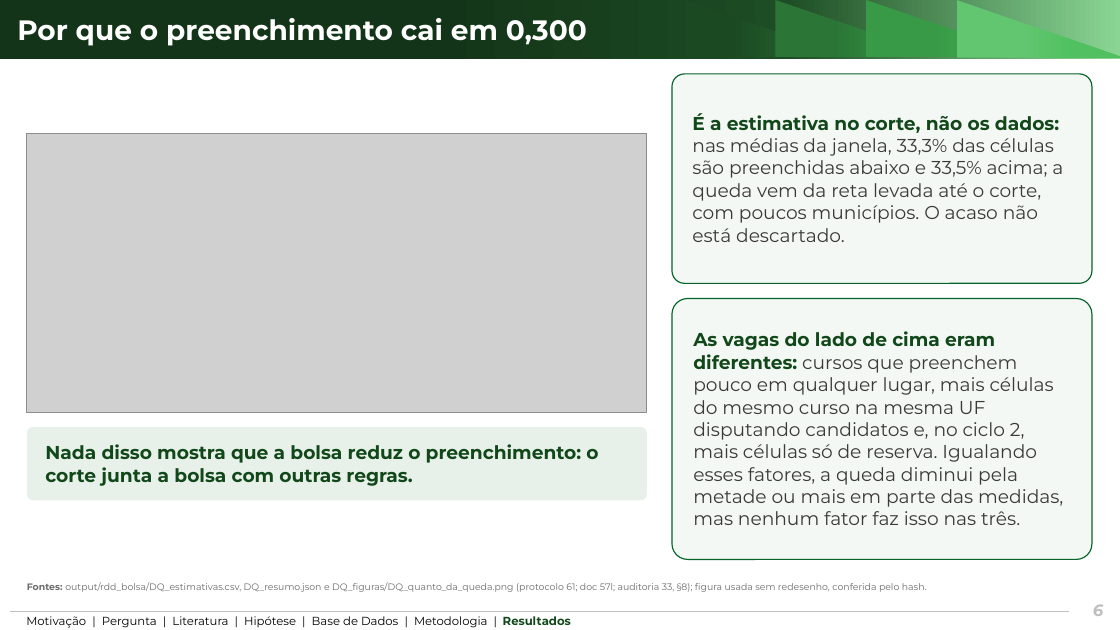
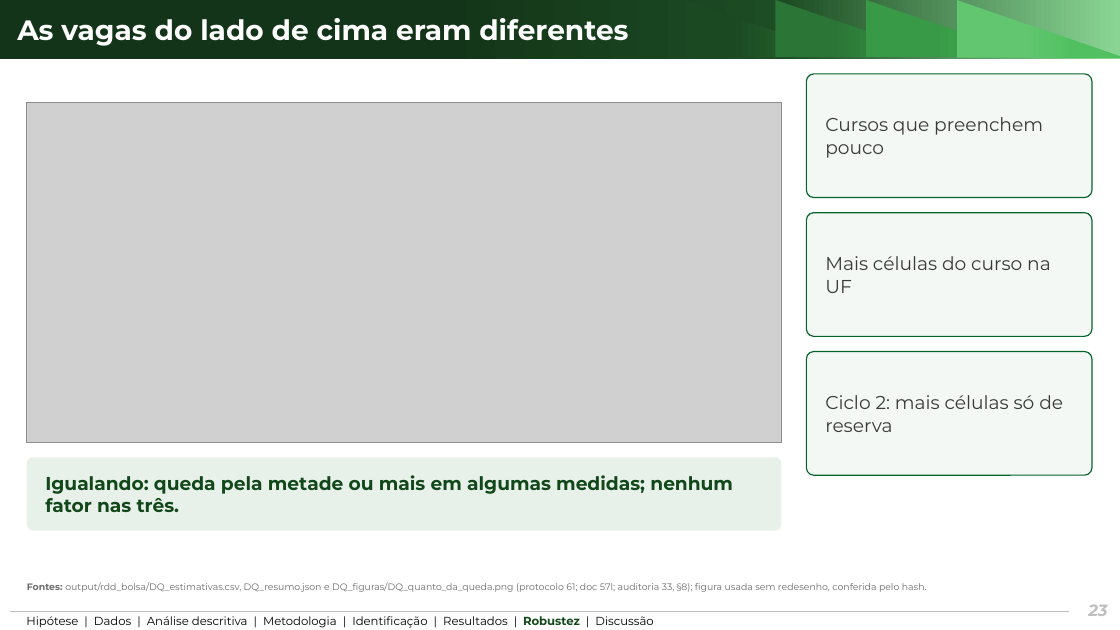
Before and after one commit to ka1victor/impact-eval-health-econ-pmme, a slide deck: slide 23 of output/apresentacao_banca2/deck_banca2_curto.pptx (slide 6 before the commit). Drawn at 1120x630 pixels with LibreOffice and Linux fonts; fonts in the diff are those of the drawing; grey boxes stand for pictures; background and template pictures are left out. Boxes give left, top, right and bottom in pixels: in the first picture for what was removed or moved away, otherwise in the second. Text is boxed around its words. In the diff, an @@ line names an element or a change of style, - is before the commit and + after.

```diff
--- a/output/apresentacao_banca2/deck_banca2_curto.pptx
+++ b/output/apresentacao_banca2/deck_banca2_curto.pptx
@@ title at (17,18,628,46): text changed @@
-Por que o preenchimento cai em 0,300
+As vagas do lado de cima eram diferentes
@@ rounded rectangle removed at (672,74,1092,283) @@
-É a estimativa no corte, não os dados: nas médias da janela, 33,3% das células são preenchidas abaixo e 33,5% acima; a queda vem da reta levada até o corte, com poucos municípios. O acaso não está descartado.
@@ rounded rectangle added at (807,74,1092,197), fill #F4F8F5, outline #056429 1 pt, 16 pt, text #3A3A3A @@
+Cursos que preenchem pouco
@@ picture: place and size @@
-picture at (27,133,647,412)
+picture at (27,103,781,442)
@@ rounded rectangle added at (807,213,1092,336), fill #F4F8F5, outline #056429 1 pt, 16 pt, text #3A3A3A @@
+Mais células do curso na UF
@@ rounded rectangle removed at (672,298,1092,560) @@
-As vagas do lado de cima eram diferentes: cursos que preenchem pouco em qualquer lugar, mais células do mesmo curso na mesma UF disputando candidatos e, no ciclo 2, mais células só de reserva. Igualando esses fatores, a queda diminui pela metade ou mais em parte das medidas, mas nenhum fator faz isso nas três.
@@ rounded rectangle added at (807,351,1092,475), fill #F4F8F5, outline #056429 1 pt, 16 pt, text #3A3A3A @@
+Ciclo 2: mais células só de reserva
@@ rounded rectangle removed at (27,427,647,500) @@
-Nada disso mostra que a bolsa reduz o preenchimento: o corte junta a bolsa com outras regras.
@@ rounded rectangle added at (27,457,781,530), fill #E7F1EA, 16 pt, text #114719, bold @@
+Igualando: queda pela metade ou mais em algumas medidas; nenhum fator nas três.
@@ text at (26,616,653,628): text changed @@
-Motivação | Pergunta | Literatura | Hipótese | Base de Dados | Metodologia | Resultados
+Hipótese | Dados | Análise descritiva | Metodologia | Identificação | Resultados | Robustez | Discussão
@@ page number at (1088,605,1107,616): text changed @@
-6
+23
```
Also in this commit, not shown: 8 other slides changed, 19 slides added, 4 slides removed, 50 other files.
